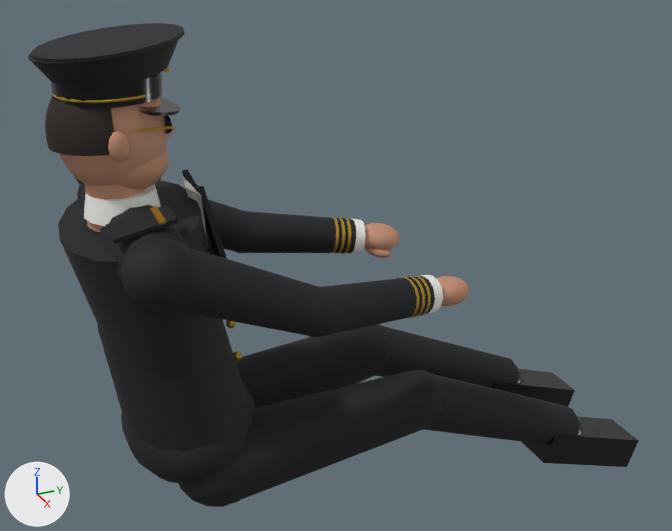
The glTF model public/models/pilot-b737-first-officer.glb: old version first, new version second.
The view is the same before and after, from a camera (50 mm lens) standing at (1.595, -0.397, 1.134) and looking at (-0.044, 0.341, 0.314). Every picture has the same lights, and +X, +Y and +Z are marked at lower left. The older version comes first. Where no turn or scale is listed for an object, it has been applied to the vertices. Vertices at exactly the same position are counted once.

In view in the first picture: 'Pilot_Arm_L_Fore_pilot-airline-uniform', 'Pilot_Arm_R_Fore_pilot-airline-uniform', 'Pilot_Arm_R_Upper_pilot-airline-uniform', 'Pilot_Head_pilot-airline-cap', 'Pilot_Head_pilot-civil-skin', 'Pilot_Leg_L_Shin_pilot-airline-trousers', 'Pilot_Leg_L_Thigh_pilot-airline-trousers', 'Pilot_Leg_R_Foot_pilot-airline-shoes', 'Pilot_Leg_R_Shin_pilot-airline-trousers', 'Pilot_Leg_R_Thigh_pilot-airline-trousers', 'Pilot_Torso_pilot-airline-trousers', 'Pilot_Torso_pilot-airline-uniform' and 16 more.
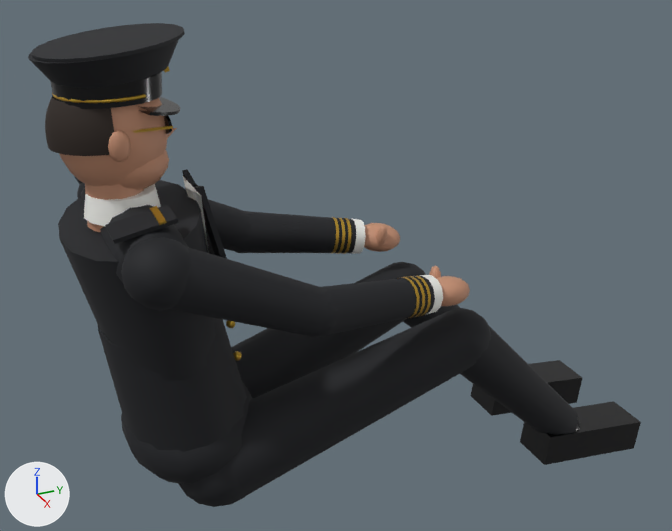
Not drawn themselves, but carrying or shaping drawn objects: ob_pilot_leg_l_thigh, ob_pilot_leg_l_shin, ob_pilot_leg_l_foot, ob_pilot_leg_r_thigh, ob_pilot_leg_r_shin, ob_pilot_leg_r_foot.

What differs and where, as boxes (x1, y1, x2, y2) in the pictures (672 x 531 px; the box of a moved part takes in the faces that stretch with it):
'Pilot_Leg_R_Thigh_pilot-airline-trousers', turned
    before: (179, 370, 444, 507)
    after: (179, 308, 491, 507)
'Pilot_Leg_L_Thigh_pilot-airline-trousers', reshaped, turned
    before: (235, 324, 391, 408)
    after: (231, 262, 426, 398)
'Pilot_Leg_R_Shin_pilot-airline-trousers', moved, turned
    before: (423, 374, 578, 444)
    after: (460, 326, 578, 435)
'Pilot_Leg_R_Foot_pilot-airline-shoes', moved, turned
    before: (522, 415, 639, 467)
    after: (520, 401, 641, 465)
'Pilot_Leg_L_Shin_pilot-airline-trousers', moved, turned
    before: (375, 326, 517, 388)
    after: (403, 304, 460, 328)
'Pilot_Leg_L_Foot_pilot-airline-shoes', moved, turned
    before: (492, 366, 575, 407)
    after: (471, 360, 582, 416)
part 1 of me_mesh_15, moved or reshaped
    before: (368, 324, 391, 370)
    after: (391, 262, 426, 278)
part 2 of me_mesh_15, moved or reshaped
    before: (239, 327, 382, 391)
    after: (231, 265, 407, 362)

Patch to the scene script:
```diff
--- a/public/models/pilot-b737-first-officer.glb.py
+++ b/public/models/pilot-b737-first-officer.glb.py
@@ me_mesh_15 @@
 # used by ob_pilot_leg_l_thigh_pilot_airline_trousers; parent = ob_pilot_leg_l_thigh; location = (0.0, 0.0, 0.0)
-me_mesh_15.from_pydata(...)  # 240 vertices, 432 faces; spans x -0.089..0.089, y -0.089..0.089, z -0.09..0.504
+me_mesh_15.from_pydata(...)  # 240 vertices, 432 faces; spans x -0.089..0.089, y -0.089..0.089, z -0.09..0.624
+# me_mesh_15 part 1: the loose piece of 106 vertices spanning x -0.063..0.063, y -0.063..0.063, z 0.376..0.504 is moved by (0.0, 0.0, 0.12)
+# me_mesh_15 part 2: all 14 vertices in x -0.064..0.064, y -0.064..0.064, z 0.44 are moved by (0.0, 0.0, 0.12)
 me_mesh_15.materials.append(mat_pilot_airline_trousers)
@@ ob_pilot_leg_l_thigh @@
 ob_pilot_leg_l_thigh.location = (-0.095, 0.02, 0.0)
-ob_pilot_leg_l_thigh.rotation_euler = (-1.462, -0.052, 0.0466)  # degrees (-84, -3, 2.7)
+ob_pilot_leg_l_thigh.rotation_euler = (-1.242, -0.0598, 0.0428)  # degrees (-71, -3.4, 2.5)
@@ ob_pilot_leg_l_shin @@
 ob_pilot_leg_l_shin.parent = ob_pilot_leg_l
-ob_pilot_leg_l_shin.location = (-0.118, 0.457, 0.0479)
-ob_pilot_leg_l_shin.rotation_euler = (-1.985, -0.00253, 0.00387)  # degrees (-114, -0.1, 0.2)
+ob_pilot_leg_l_shin.location = (-0.128, 0.549, 0.181)
+ob_pilot_leg_l_shin.rotation_euler = (-2.364, 0.0502, -0.122)  # degrees (-135, 2.9, -7)
@@ ob_pilot_leg_l_foot @@
 ob_pilot_leg_l_foot.parent = ob_pilot_leg_l
-ob_pilot_leg_l_foot.location = (-0.119, 0.85, -0.125)
-ob_pilot_leg_l_foot.rotation_euler = (-0.337, 0.0, 0.0)  # degrees (-19, 0, 0)
+ob_pilot_leg_l_foot.location = (-0.107, 0.85, -0.125)
+ob_pilot_leg_l_foot.rotation_euler = (-0.119, 0.0, 0.0)  # degrees (-6.8, 0, 0)
@@ ob_pilot_leg_r_thigh @@
 ob_pilot_leg_r_thigh.location = (0.095, 0.02, 0.0)
-ob_pilot_leg_r_thigh.rotation_euler = (-1.463, 0.0622, -0.0559)  # degrees (-84, 3.6, -3.2)
+ob_pilot_leg_r_thigh.rotation_euler = (-1.241, 0.0679, -0.0486)  # degrees (-71, 3.9, -2.8)
@@ ob_pilot_leg_r_shin @@
 ob_pilot_leg_r_shin.parent = ob_pilot_leg_r
-ob_pilot_leg_r_shin.location = (0.122, 0.457, 0.0473)
-ob_pilot_leg_r_shin.rotation_euler = (-1.984, 0.0162, -0.0247)  # degrees (-114, 0.9, -1.4)
+ob_pilot_leg_r_shin.location = (0.133, 0.549, 0.181)
+ob_pilot_leg_r_shin.rotation_euler = (-2.363, -0.0367, 0.0894)  # degrees (-135, -2.1, 5.1)
@@ ob_pilot_leg_r_foot @@
 ob_pilot_leg_r_foot.parent = ob_pilot_leg_r
-ob_pilot_leg_r_foot.location = (0.129, 0.85, -0.125)
-ob_pilot_leg_r_foot.rotation_euler = (-0.337, 0.0, 0.0)  # degrees (-19, 0, 0)
+ob_pilot_leg_r_foot.location = (0.117, 0.85, -0.125)
+ob_pilot_leg_r_foot.rotation_euler = (-0.119, 0.0, 0.0)  # degrees (-6.8, 0, 0)
```
